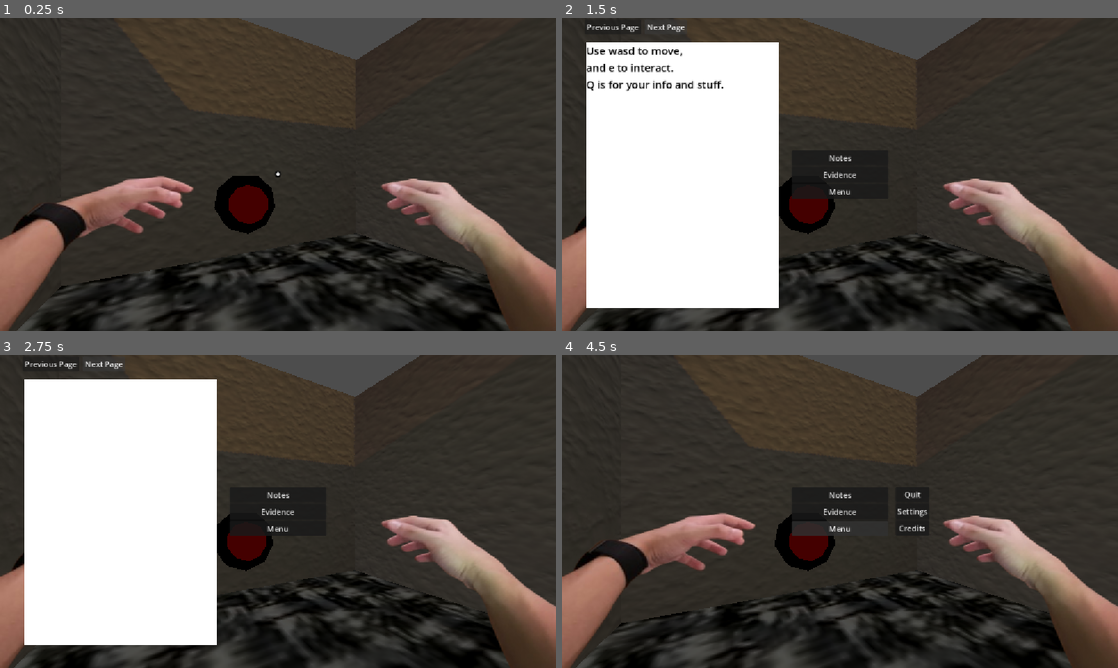
Above: before the commit, frames 1-4 (two rows, left to right).
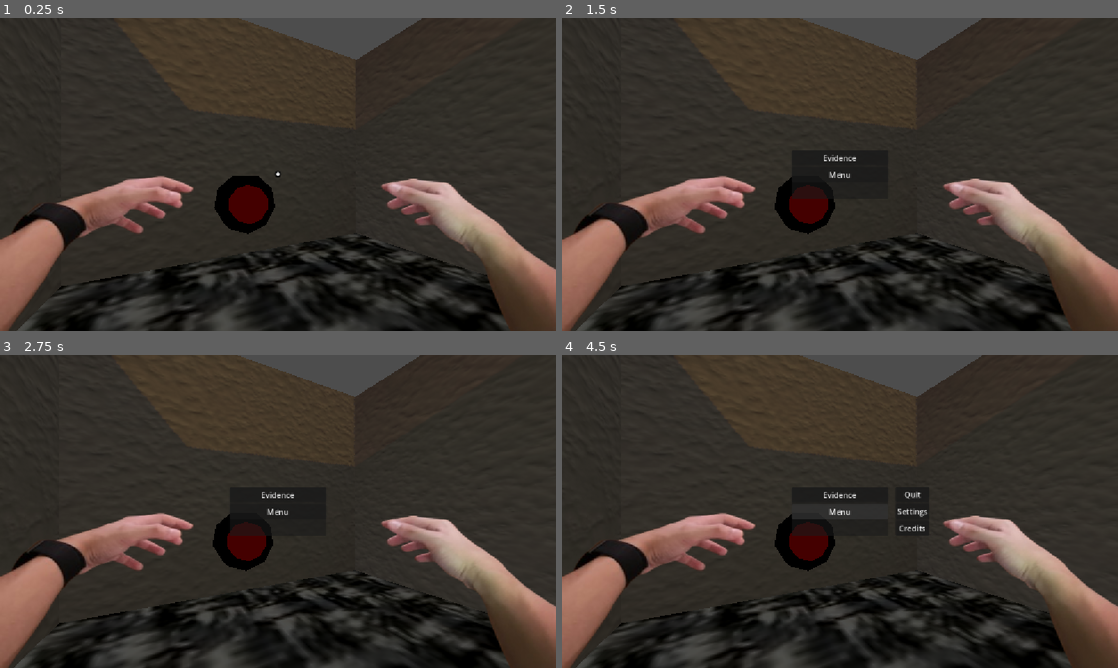
Above: after the commit, the same moments.

Repository: TheBullfrogEngineer/Fugue-Sleuth
Game: Godot game, scene res://Worlds/test_world.tscn
Two runs of this game, one before a commit and one after it. Both use one fixed random seed, a clock stepped at 60 frames per second and the inputs below. The engine's default icon, where the game draws it, is replaced by a stand-in: a white triangle on a blue panel in a dark square.
Inputs (mouse positions are in pixels of both pictures, inside the frame that each line leads up to):
- Up to frame 1 (0.25 s): no input
- Up to frame 2 (1.5 s): tap Enter at 0.5 s; move the mouse to (962, 158) at 0.52 s; hold D (right) 0.53-1.25 s; hold Q (Notepad) 0.53-1.25 s; click (962, 158) at 0.67 s; tap Space (jump) at 0.77 s; tap E (interact) at 0.8 s; click (667, 27) at 1.25 s, where only the run before the commit has a clickable "Next Page"
- Up to frame 3 (2.75 s): click (105, 364) at 2 s, where only the run before the commit has a clickable "Next Page"
- Up to frame 4 (4.5 s): click (840, 495) at 2.75 s, where only the run before the commit has a clickable "Notes"; click "Evidence" at 3.5 s; click "Menu" at 4.25 s

The runs differ from the first frame. In frame 2, 30% of the frame differs, in the area x 4-53%, y 2-93%; in frame 3, 30%; in frame 4, 0.5%.

Commit message:
Made it so notes don't show up until the notebook is interacted with

Diff:
--- a/fugue-sleuth/Character/john_detective.gd
+++ b/fugue-sleuth/Character/john_detective.gd
@@ -1,4 +1,5 @@
 extends CharacterBody3D
+signal give_notes
 
 @export var look_sensitivity : float = 0.006
 @export var jump_velocity : = 6.0
@@ -71,6 +72,14 @@
 				hitObj.interact()
 				$Control/RightHand.frame = 1
 				$Timer.start()
+		elif hitObj.has_method("notepad"):
+			$Label2.visible = false
+			$Label.visible = true
+			if Input.is_action_just_pressed("interact"):
+				hitObj.notepad()
+				$Control/RightHand.frame = 1
+				$Timer.start()
+				give_notes.emit()
 		else:
 			$Label2.visible = true
 			$Label.visible = false
--- a/fugue-sleuth/Character/john_detective.tscn
+++ b/fugue-sleuth/Character/john_detective.tscn
@@ -139,6 +139,7 @@
 height = 0.5
 
 [node name="John Detective" type="CharacterBody3D" unique_id=934400168]
+visible = false
 script = ExtResource("1_nx3uc")
 
 [node name="CollisionShape3D" type="CollisionShape3D" parent="." unique_id=1904148566]
--- /dev/null
+++ b/fugue-sleuth/Interactable System/notepad.tscn
@@ -0,0 +1,27 @@
+[gd_scene format=3 uid="uid://vpfkpnwlmsgy"]
+
+[ext_resource type="Script" uid="uid://bo65a1gpydixs" path="res://Interactable System/physicalnotepad.gd" id="1_netwm"]
+[ext_resource type="Texture2D" uid="uid://7e3uw13qi0ba" path="res://Blender/Textures/Book.png" id="2_1v1sd"]
+
+[sub_resource type="ConvexPolygonShape3D" id="ConvexPolygonShape3D_i1h2n"]
+points = PackedVector3Array(-0.1362, -0.4798118, -0.19627267, 0.1362, 0.4889113, 0.19719402, -0.1362, 0.4798118, 0.19349808, 0.1362, -0.4889113, 0.19719402, 0.13608326, 0.48849615, -0.1998, 0.13608326, -0.48849615, -0.1998, -0.1362, 0.4798118, -0.19627267, -0.1362, -0.4798118, 0.19349808)
+
+[sub_resource type="StandardMaterial3D" id="StandardMaterial3D_umdps"]
+albedo_texture = ExtResource("2_1v1sd")
+
+[sub_resource type="BoxMesh" id="BoxMesh_ggs6p"]
+size = Vector3(0.27233887, 1, 0.3996582)
+
+[node name="Notepad" type="Node3D" unique_id=946014723]
+
+[node name="StaticBody3D" type="StaticBody3D" parent="." unique_id=1405645914]
+script = ExtResource("1_netwm")
+
+[node name="CollisionShape3D" type="CollisionShape3D" parent="StaticBody3D" unique_id=1331875161]
+transform = Transform3D(1.3321726, 0, 0, 0, 0.049964923, 0, 0, 0, 1.327014, 0.36383057, 0, 0.3001709)
+shape = SubResource("ConvexPolygonShape3D_i1h2n")
+
+[node name="MeshInstance3D" type="MeshInstance3D" parent="StaticBody3D" unique_id=1417008447]
+transform = Transform3D(1.3321726, 0, 0, 0, 0.049964923, 0, 0, 0, 1.327014, 0.36383057, 0, 0.3001709)
+material_override = SubResource("StandardMaterial3D_umdps")
+mesh = SubResource("BoxMesh_ggs6p")
--- /dev/null
+++ b/fugue-sleuth/Interactable System/physicalnotepad.gd
@@ -0,0 +1,9 @@
+extends StaticBody3D
+
+var interactable = true
+
+func notepad():
+	if interactable == true:
+		interactable = false
+		$"..".visible = false
+		$CollisionShape3D.disabled = true
--- a/fugue-sleuth/Menus/MainQMenu/Notepad.tscn
+++ b/fugue-sleuth/Menus/MainQMenu/Notepad.tscn
@@ -36,6 +36,7 @@
 layout_mode = 2
 
 [node name="Notes" type="Button" parent="PanelContainer/VBoxContainer" unique_id=344575165]
+visible = false
 layout_mode = 2
 text = "Notes"
 
@@ -60,6 +61,7 @@
 offset_bottom = -275.0
 
 [node name="Notes" parent="." unique_id=248706914 instance=ExtResource("3_pe64q")]
+visible = false
 layout_mode = 0
 offset_left = 0.0
 offset_top = 0.0
--- a/fugue-sleuth/Menus/MainQMenu/notepad.gd
+++ b/fugue-sleuth/Menus/MainQMenu/notepad.gd
@@ -28,6 +28,9 @@
 	get_tree().paused = false
 	Input.mouse_mode = Input.MOUSE_MODE_HIDDEN
 
+func notes_visible():
+	$PanelContainer/VBoxContainer/Notes.visible = true
+
 func _on_notes_pressed() -> void:
 	$Control.visible = false
 	$Notes.visible = true
--- /dev/null
+++ b/fugue-sleuth/Worlds/test_world.gd
@@ -0,0 +1,5 @@
+extends Node3D
+
+# Called when the node enters the scene tree for the first time.
+func _ready() -> void:
+	$"John Detective".give_notes.connect($Control.notes_visible)
--- a/fugue-sleuth/Worlds/test_world.tscn
+++ b/fugue-sleuth/Worlds/test_world.tscn
@@ -1,6 +1,7 @@
 [gd_scene format=4 uid="uid://dw1bw6ttpuyyf"]
 
 [ext_resource type="PackedScene" uid="uid://ccur52qjwyt7v" path="res://Character/john_detective.tscn" id="1_3xrbq"]
+[ext_resource type="Script" uid="uid://daermi5xs4xuc" path="res://Worlds/test_world.gd" id="1_5mb5f"]
 [ext_resource type="Texture2D" uid="uid://bdtv6nrwjf21p" path="res://Blender/Textures/Cloth.jpg" id="1_7u6cd"]
 [ext_resource type="PackedScene" uid="uid://j0ixb01qc4rs" path="res://Menus/MainQMenu/Notepad.tscn" id="2_0n0fo"]
 [ext_resource type="Texture2D" uid="uid://b5ikrlsu5c4he" path="res://Blender/Textures/Wall.jpg" id="2_ypwe8"]
@@ -8,6 +9,7 @@
 [ext_resource type="Resource" uid="uid://bu3yf0timgaqm" path="res://Interactable System/evidence_1.tres" id="6_u04th"]
 [ext_resource type="AudioStream" uid="uid://chj7yg1h5upb" path="res://Audio/Music/DetectiveMusic.mp3" id="6_ypwe8"]
 [ext_resource type="PackedScene" uid="uid://c85frmreni5v1" path="res://Interactable System/door.tscn" id="8_tbl1j"]
+[ext_resource type="PackedScene" uid="uid://vpfkpnwlmsgy" path="res://Interactable System/notepad.tscn" id="9_21ahh"]
 
 [sub_resource type="Environment" id="Environment_4ayxd"]
 
@@ -108,6 +110,7 @@
 }
 
 [node name="TestWorld" type="Node3D" unique_id=943294314]
+script = ExtResource("1_5mb5f")
 
 [node name="WorldEnvironment" type="WorldEnvironment" parent="." unique_id=642467113]
 environment = SubResource("Environment_4ayxd")
@@ -124,7 +127,7 @@
 [node name="TestLevel" type="Node3D" parent="WorldEnvironment" unique_id=1848478467]
 
 [node name="Floor" type="CSGBox3D" parent="WorldEnvironment/TestLevel" unique_id=1650739439]
-transform = Transform3D(1, 0, 0, 0, 1, 0, 0, 0, 1, 0.10917711, -5.42073, -0.041353226)
+transform = Transform3D(1, 0, 0, 0, 1, 0, 0, 0, 1, 0.1267072, -5.4207296, -0.042393684)
 use_collision = true
 size = Vector3(100, 12, 100)
 material = SubResource("StandardMaterial3D_u04th")
@@ -203,4 +206,7 @@
 
 [node name="Door" parent="." unique_id=389276268 instance=ExtResource("8_tbl1j")]
 
+[node name="Notepad" parent="." unique_id=946014723 instance=ExtResource("9_21ahh")]
+transform = Transform3D(1, 0, 0, 0, 1, 0, 0, 0, 1, 0, 1.4959512, -12.1423855)
+
 [connection signal="interacted" from="StaticBody3D/InteractableObject" to="StaticBody3D/button/AnimationPlayer" method="play" binds= ["ButtonPress"]]
Not shown, added: fugue-sleuth/Interactable System/physicalnotepad.gd.uid
Not shown, added: fugue-sleuth/Worlds/test_world.gd.uid
